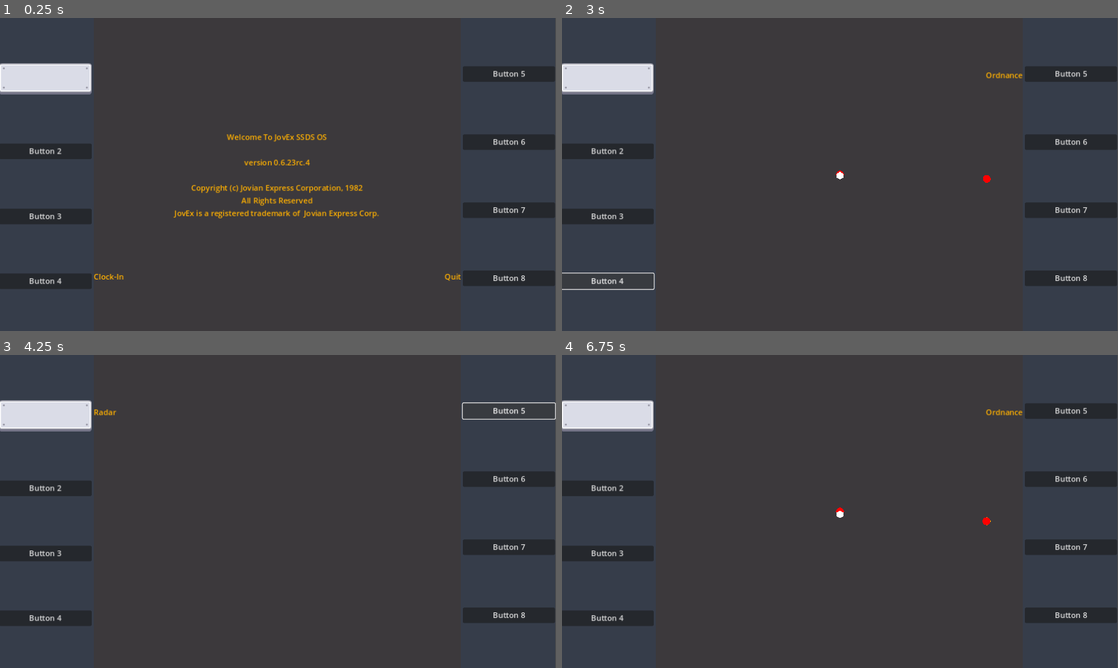
Above: before the commit, frames 1-4 (two rows, left to right).
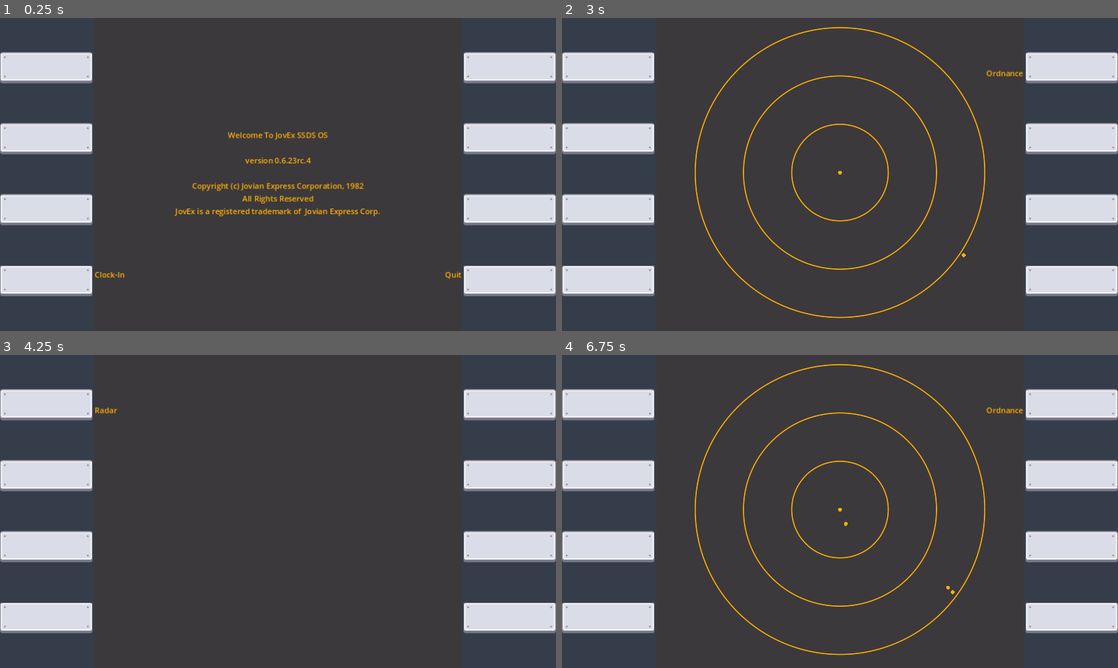
Above: after the commit, the same moments.

Repository: matthew-cavener/untitled_missile_game
Game: Godot game, scene res://ui/multi_function_display_panel.tscn
Same seed, same stepped clock (60 frames per second), same inputs: the game is played once before the commit and once after it. The project has no main scene, so this scene is started directly.
Inputs (mouse positions are in pixels of both pictures, inside the frame that each line leads up to; where the layout moved, square brackets give the same spot in the first picture):
- Up to frame 1 (0.25 s): no input
- Up to frame 2 (3 s): click (606, 68) [606, 77] at 0.5 s; click (606, 140) [606, 152] at 1.25 s; click (606, 208) [606, 215] at 2 s; click (606, 280) at 2.75 s
- Up to frame 3 (4.25 s): click (511, 405) [511, 411] at 3.5 s
- Up to frame 4 (6.75 s): click (1073, 477) [1073, 480] at 4.25 s; click (1073, 545) at 5 s; click (1073, 617) [1073, 614] at 5.75 s; click (606, 405) [606, 414] at 6.5 s

The runs differ from the first frame. In frame 1, 15% of the frame differs, in the area x 0-100%, y 10-89%; in frame 2, 15%; in frame 3, 13%; in frame 4, 15%.

Commit message:
add level 1 scene, implement button audio feedback, and update missile parameters

Diff:
--- /dev/null
+++ b/assets/visual/radar_contact.tscn
@@ -0,0 +1,16 @@
+[gd_scene load_steps=3 format=3 uid="uid://lph3b30dgdlx"]
+
+[sub_resource type="Gradient" id="Gradient_y8gs6"]
+offsets = PackedFloat32Array(0.996875, 1)
+colors = PackedColorArray(1, 0.690196, 0, 1, 1, 1, 1, 0)
+
+[sub_resource type="GradientTexture2D" id="GradientTexture2D_a44tp"]
+gradient = SubResource("Gradient_y8gs6")
+width = 256
+height = 256
+fill = 1
+fill_from = Vector2(0.5, 0.5)
+fill_to = Vector2(1, 0.5)
+
+[node name="RadarContact" type="Sprite2D"]
+texture = SubResource("GradientTexture2D_a44tp")
--- a/decoy/decoy.tscn
+++ b/decoy/decoy.tscn
@@ -1,11 +1,10 @@
 [gd_scene load_steps=3 format=3 uid="uid://d2d6qt3dj5ysj"]
 
 [ext_resource type="Script" path="res://decoy/decoy.gd" id="1_w8b77"]
-[ext_resource type="Texture2D" uid="uid://dpgaft0pmvq1r" path="res://assets/visual/Hexagon.png" id="2_n2e4m"]
+[ext_resource type="PackedScene" uid="uid://lph3b30dgdlx" path="res://assets/visual/radar_contact.tscn" id="2_vt415"]
 
 [node name="Decoy" type="RigidBody2D"]
 script = ExtResource("1_w8b77")
 
-[node name="DecoySprite" type="Sprite2D" parent="."]
+[node name="RadarContact" parent="." instance=ExtResource("2_vt415")]
 scale = Vector2(0.031, 0.031)
-texture = ExtResource("2_n2e4m")
--- a/enemy/ship/enemy_ship.gd
+++ b/enemy/ship/enemy_ship.gd
@@ -16,10 +16,10 @@
 
 func set_parameters(parameters: Dictionary = {}) -> void:
     distance = parameters.get("distance", 500)
-    position_angle = deg_to_rad(parameters.get("position_angle", 0))
+    position_angle = deg_to_rad(parameters.get("position_angle", 20))
     initial_position = player.global_position + Vector2(cos(position_angle), sin(position_angle)) * distance
-    speed = parameters.get("speed", 3)
-    velocity_bearing = deg_to_rad(parameters.get("velocity_bearing", 90))
+    speed = parameters.get("speed", 6)
+    velocity_bearing = deg_to_rad(parameters.get("velocity_bearing", 180))
     initial_velocity = Vector2(cos(velocity_bearing), sin(velocity_bearing)) * speed
     missiles = parameters.get("missiles", [])
 
--- a/enemy/ship/enemy_ship.tscn
+++ b/enemy/ship/enemy_ship.tscn
@@ -1,27 +1,10 @@
-[gd_scene load_steps=4 format=3 uid="uid://d35aca7otvy67"]
+[gd_scene load_steps=3 format=3 uid="uid://d35aca7otvy67"]
 
 [ext_resource type="Script" path="res://enemy/ship/enemy_ship.gd" id="1_solrs"]
-[ext_resource type="Texture2D" uid="uid://c8y1tv2locndd" path="res://assets/visual/Circle.png" id="1_u0a58"]
-
-[sub_resource type="GDScript" id="GDScript_04oyh"]
-script/source = "extends Sprite2D
-
-
-# Called when the node enters the scene tree for the first time.
-func _ready():
-    pass # Replace with function body.
-
-
-# Called every frame. 'delta' is the elapsed time since the previous frame.
-func _process(_delta):
-    pass
-"
+[ext_resource type="PackedScene" uid="uid://lph3b30dgdlx" path="res://assets/visual/radar_contact.tscn" id="2_6t4ip"]
 
 [node name="EnemyShip" type="RigidBody2D"]
 script = ExtResource("1_solrs")
 
-[node name="EnemyShipSprite" type="Sprite2D" parent="."]
-modulate = Color(1, 0.690196, 0, 1)
-scale = Vector2(0.03125, 0.03125)
-texture = ExtResource("1_u0a58")
-script = SubResource("GDScript_04oyh")
+[node name="RadarContact" parent="." instance=ExtResource("2_6t4ip")]
+scale = Vector2(0.031, 0.031)
--- /dev/null
+++ b/levels/level_1.tscn
@@ -0,0 +1,3 @@
+[gd_scene format=3 uid="uid://c788bmhvv7c3s"]
+
+[node name="Level1" type="Node2D"]
--- a/levels/tour1.json
+++ /dev/null
@@ -1,27 +0,0 @@
-{
-    "incident report": "",
-    "ships": [
-        {
-            "distance": 200,
-            "position_bearing": 80,
-            "speed": 4,
-            "velocity_bearing": 60,
-            "passive_emission": 1,
-            "detection_distance": 200,
-            "missiles": [
-                {
-                    "intended_target": "player",
-                    "valid_targets": ["decoys", "player"],
-                    "stowed_time": 0,
-                    "boost_thrust_magnitude": 3,
-                    "boost_thrust_time": 3,
-                    "maneuvering_thrust_magnitude": 0,
-                    "terminal_thrust_magnitude": 1,
-                    "terminal_thrust_time": 3,
-                    "terminal_range": 200,
-                    "velocity_rejection_coefficient": 1.2
-                }
-            ]
-        }
-    ]
-}
--- a/missile/missile.gd
+++ b/missile/missile.gd
@@ -88,6 +88,8 @@
     if target:
         var intercept_position: Vector2 = target.global_position + target.linear_velocity * approx_time_to_collision
         var intercept_direction: Vector2 = global_position.direction_to(intercept_position)
+        if intercept_direction.length() == 0:
+            intercept_direction = global_position.direction_to(target.global_position)
         var intercept_direction_unit: Vector2 = intercept_direction.normalized()
         var stage_delta_v: float = (stage_thrust * stage_time_remaining) / self.mass
         var velocity_vector_projection: Vector2 = linear_velocity.dot(intercept_direction_unit) * intercept_direction_unit # projection of velocity vector onto intercept direction
--- a/missile/missile.tscn
+++ b/missile/missile.tscn
@@ -1,14 +1,12 @@
 [gd_scene load_steps=3 format=3 uid="uid://bt7h7c4hbu2gf"]
 
 [ext_resource type="Script" path="res://missile/missile.gd" id="1_4x3j5"]
-[ext_resource type="Texture2D" uid="uid://c8y1tv2locndd" path="res://assets/visual/Circle.png" id="2_4g1kl"]
+[ext_resource type="PackedScene" uid="uid://lph3b30dgdlx" path="res://assets/visual/radar_contact.tscn" id="2_2m5th"]
 
-[node name="EnemyMissile" type="RigidBody2D"]
+[node name="Missile" type="RigidBody2D"]
 collision_layer = 0
 collision_mask = 0
 script = ExtResource("1_4x3j5")
 
-[node name="EnemyMissileSprite" type="Sprite2D" parent="."]
-modulate = Color(1, 0, 0, 1)
-scale = Vector2(0.03125, 0.03125)
-texture = ExtResource("2_4g1kl")
+[node name="RadarContact" parent="." instance=ExtResource("2_2m5th")]
+scale = Vector2(0.031, 0.031)
--- a/player/ship/player_ship.gd
+++ b/player/ship/player_ship.gd
@@ -8,9 +8,11 @@
     "group": "player_missiles",
     "intended_target": "enemy_missiles",
     "countermeasures": ["none"],
-    "stowed_time": 12,
+    "stowed_time": 3,
+    "boost_thrust_magnitude": 6.0,
+    "boost_thrust_time": 6.0,
     "maneuvering_thrust_magnitude": 0.1,
-    "velocity_rejection_coefficient": 1.0
+    "velocity_rejection_coefficient": 3.0
 }
 
 var decoy_scene = preload("res://decoy/decoy.tscn")
@@ -22,6 +24,19 @@
     "thrust_magnitude": 1,
     "launch_angle": 90
 }
+
+func _draw():
+    var center: Vector2 = Vector2.ZERO
+    var start_angle: float = 0
+    var end_angle: float = 360
+    var point_count: int = 180
+    var color: Color = "#ffb000"
+    var width: float = 1
+    var antialiased: bool = true
+
+    for radius in range(100, 400, 100):
+        draw_arc(center, radius, start_angle, end_angle, point_count, color, width, antialiased)
+
 
 func on_hit() -> void:
     Events.emit_signal("player_ship_hit")
@@ -37,6 +52,6 @@
     if set_initial_state:
         missile.set_parameters(missile_parameters)
         add_child(missile)
-        decoy.set_perameters(decoy_parameters)
-        add_child(decoy)
+        #decoy.set_perameters(decoy_parameters)
+        #add_child(decoy)
         set_initial_state = false
--- a/player/ship/player_ship.tscn
+++ b/player/ship/player_ship.tscn
@@ -1,12 +1,10 @@
 [gd_scene load_steps=3 format=3 uid="uid://bb6g7w1ru1jr4"]
 
-[ext_resource type="Texture2D" uid="uid://c8y1tv2locndd" path="res://assets/visual/Circle.png" id="1_cytsw"]
 [ext_resource type="Script" path="res://player/ship/player_ship.gd" id="1_hdatc"]
+[ext_resource type="PackedScene" uid="uid://lph3b30dgdlx" path="res://assets/visual/radar_contact.tscn" id="2_x6xbl"]
 
 [node name="PlayerShip" type="RigidBody2D"]
 script = ExtResource("1_hdatc")
 
-[node name="PlayerShipSprite" type="Sprite2D" parent="."]
-modulate = Color(0, 0, 1, 1)
-scale = Vector2(0.03125, 0.03125)
-texture = ExtResource("1_cytsw")
+[node name="RadarContact" parent="." instance=ExtResource("2_x6xbl")]
+scale = Vector2(0.031, 0.031)
--- a/ui/left_button_panel.gd
+++ b/ui/left_button_panel.gd
@@ -2,7 +2,6 @@
 
 
 func _on_button_1_pressed():
-    $Button1/Button1Click.play()
     Events.emit_signal("button_1_pressed")
 
 func _on_button_2_pressed():
--- a/ui/left_button_panel.tscn
+++ b/ui/left_button_panel.tscn
@@ -1,26 +1,7 @@
-[gd_scene load_steps=10 format=3 uid="uid://b8sqw4ayd2bre"]
+[gd_scene load_steps=3 format=3 uid="uid://b8sqw4ayd2bre"]
 
 [ext_resource type="Script" path="res://ui/left_button_panel.gd" id="1_0vlbx"]
-[ext_resource type="Texture2D" uid="uid://crkq1bqmnpsyr" path="res://assets/visual/button_rectangle_depth.png" id="2_1tumi"]
-[ext_resource type="Texture2D" uid="uid://ck86qbma2slcy" path="res://assets/visual/panel_rectangle_screws.png" id="3_dxfw6"]
-[ext_resource type="AudioStream" uid="uid://0iy37ay65fgh" path="res://assets/audio/switch20.ogg" id="4_3smv1"]
-[ext_resource type="AudioStream" uid="uid://cn583x5qu0fs4" path="res://assets/audio/switch21.ogg" id="5_j5g36"]
-[ext_resource type="AudioStream" uid="uid://c3le2mqpwr7sb" path="res://assets/audio/switch22.ogg" id="6_d2kr3"]
-[ext_resource type="AudioStream" uid="uid://bb12q3o8fwigr" path="res://assets/audio/switch23.ogg" id="7_g6ksg"]
-[ext_resource type="AudioStream" uid="uid://bqneduyn0j1bb" path="res://assets/audio/switch24.ogg" id="8_dlm5m"]
-
-[sub_resource type="AudioStreamRandomizer" id="AudioStreamRandomizer_08gdv"]
-streams_count = 5
-stream_0/stream = ExtResource("4_3smv1")
-stream_0/weight = 1.0
-stream_1/stream = ExtResource("5_j5g36")
-stream_1/weight = 1.0
-stream_2/stream = ExtResource("6_d2kr3")
-stream_2/weight = 1.0
-stream_3/stream = ExtResource("7_g6ksg")
-stream_3/weight = 1.0
-stream_4/stream = ExtResource("8_dlm5m")
-stream_4/weight = 1.0
+[ext_resource type="PackedScene" uid="uid://cgc86k1dh6but" path="res://ui/panel_button.tscn" id="2_w16lt"]
 
 [node name="LeftButtonPanel" type="VBoxContainer"]
 anchors_preset = 15
@@ -34,37 +15,29 @@
 layout_mode = 2
 size_flags_vertical = 3
 
-[node name="Button1" type="TextureButton" parent="."]
+[node name="Button1" parent="." instance=ExtResource("2_w16lt")]
 layout_mode = 2
-texture_normal = ExtResource("2_1tumi")
-texture_pressed = ExtResource("3_dxfw6")
-
-[node name="Button1Click" type="AudioStreamPlayer2D" parent="Button1"]
-stream = SubResource("AudioStreamRandomizer_08gdv")
 
 [node name="Spacer2" type="Control" parent="."]
 layout_mode = 2
 size_flags_vertical = 3
 
-[node name="Button2" type="Button" parent="."]
+[node name="Button2" parent="." instance=ExtResource("2_w16lt")]
 layout_mode = 2
-text = "Button 2"
 
 [node name="Spacer3" type="Control" parent="."]
 layout_mode = 2
 size_flags_vertical = 3
 
-[node name="Button3" type="Button" parent="."]
+[node name="Button3" parent="." instance=ExtResource("2_w16lt")]
 layout_mode = 2
-text = "Button 3"
 
 [node name="Spacer4" type="Control" parent="."]
 layout_mode = 2
 size_flags_vertical = 3
 
-[node name="Button4" type="Button" parent="."]
+[node name="Button4" parent="." instance=ExtResource("2_w16lt")]
 layout_mode = 2
-text = "Button 4"
 
 [node name="Spacer5" type="Control" parent="."]
 layout_mode = 2
--- a/ui/multi_function_display_panel.tscn
+++ b/ui/multi_function_display_panel.tscn
@@ -47,7 +47,7 @@
 size_flags_stretch_ratio = 4.0
 
 [node name="World" parent="MFDVerticalBox/Display" instance=ExtResource("3_lyras")]
-position = Vector2(382, 328)
+position = Vector2(380, 328)
 
 [node name="RightButtonPanel" parent="MFDVerticalBox" instance=ExtResource("3_aneim")]
 layout_mode = 2
--- /dev/null
+++ b/ui/panel_button.gd
@@ -0,0 +1,7 @@
+extends TextureButton
+
+func _on_button_down():
+    $ButtonDown.play()
+
+func _on_button_up():
+    $ButtonUp.play()
--- /dev/null
+++ b/ui/panel_button.tscn
@@ -0,0 +1,57 @@
+[gd_scene load_steps=16 format=3 uid="uid://cgc86k1dh6but"]
+
+[ext_resource type="Texture2D" uid="uid://crkq1bqmnpsyr" path="res://assets/visual/button_rectangle_depth.png" id="1_naua7"]
+[ext_resource type="Texture2D" uid="uid://ck86qbma2slcy" path="res://assets/visual/panel_rectangle_screws.png" id="2_sk6xn"]
+[ext_resource type="AudioStream" uid="uid://csh8mskma1khu" path="res://assets/audio/switch1.ogg" id="3_7gcal"]
+[ext_resource type="Script" path="res://ui/panel_button.gd" id="3_n511q"]
+[ext_resource type="AudioStream" uid="uid://bbpdgkaxm1rhs" path="res://assets/audio/switch2.ogg" id="4_f4pmx"]
+[ext_resource type="AudioStream" uid="uid://cppi8pd1krmen" path="res://assets/audio/switch3.ogg" id="5_c31sv"]
+[ext_resource type="AudioStream" uid="uid://de36sf5jf66bp" path="res://assets/audio/switch4.ogg" id="6_mqrfl"]
+[ext_resource type="AudioStream" uid="uid://mjp8gvsr37kg" path="res://assets/audio/switch5.ogg" id="7_besxa"]
+[ext_resource type="AudioStream" uid="uid://0iy37ay65fgh" path="res://assets/audio/switch20.ogg" id="8_oy708"]
+[ext_resource type="AudioStream" uid="uid://cn583x5qu0fs4" path="res://assets/audio/switch21.ogg" id="9_dlo0j"]
+[ext_resource type="AudioStream" uid="uid://c3le2mqpwr7sb" path="res://assets/audio/switch22.ogg" id="10_dxj2n"]
+[ext_resource type="AudioStream" uid="uid://bb12q3o8fwigr" path="res://assets/audio/switch23.ogg" id="11_6wrco"]
+[ext_resource type="AudioStream" uid="uid://bqneduyn0j1bb" path="res://assets/audio/switch24.ogg" id="12_1dowx"]
+
+[sub_resource type="AudioStreamRandomizer" id="AudioStreamRandomizer_iegre"]
+streams_count = 5
+stream_0/stream = ExtResource("3_7gcal")
+stream_0/weight = 1.0
+stream_1/stream = ExtResource("4_f4pmx")
+stream_1/weight = 1.0
+stream_2/stream = ExtResource("5_c31sv")
+stream_2/weight = 1.0
+stream_3/stream = ExtResource("6_mqrfl")
+stream_3/weight = 1.0
+stream_4/stream = ExtResource("7_besxa")
+stream_4/weight = 1.0
+
+[sub_resource type="AudioStreamRandomizer" id="AudioStreamRandomizer_0fn4d"]
+streams_count = 5
+stream_0/stream = ExtResource("8_oy708")
+stream_0/weight = 1.0
+stream_1/stream = ExtResource("9_dlo0j")
+stream_1/weight = 1.0
+stream_2/stream = ExtResource("10_dxj2n")
+stream_2/weight = 1.0
+stream_3/stream = ExtResource("11_6wrco")
+stream_3/weight = 1.0
+stream_4/stream = ExtResource("12_1dowx")
+stream_4/weight = 1.0
+
+[node name="PanelButton" type="TextureButton"]
+offset_right = 40.0
+offset_bottom = 40.0
+texture_normal = ExtResource("1_naua7")
+texture_pressed = ExtResource("2_sk6xn")
+script = ExtResource("3_n511q")
+
+[node name="ButtonDown" type="AudioStreamPlayer2D" parent="."]
+stream = SubResource("AudioStreamRandomizer_iegre")
+
+[node name="ButtonUp" type="AudioStreamPlayer2D" parent="."]
+stream = SubResource("AudioStreamRandomizer_0fn4d")
+
+[connection signal="button_down" from="." to="." method="_on_button_down"]
+[connection signal="button_up" from="." to="." method="_on_button_up"]
--- a/ui/right_button_panel.tscn
+++ b/ui/right_button_panel.tscn
@@ -1,6 +1,7 @@
-[gd_scene load_steps=2 format=3 uid="uid://ct82xuv03s3vg"]
+[gd_scene load_steps=3 format=3 uid="uid://ct82xuv03s3vg"]
 
 [ext_resource type="Script" path="res://ui/right_button_panel.gd" id="1_ssvfb"]
+[ext_resource type="PackedScene" uid="uid://cgc86k1dh6but" path="res://ui/panel_button.tscn" id="2_qga1f"]
 
 [node name="RightButtonPanel" type="VBoxContainer"]
 anchors_preset = 15
@@ -14,34 +15,29 @@
 layout_mode = 2
 size_flags_vertical = 3
 
-[node name="Button5" type="Button" parent="."]
+[node name="Button5" parent="." instance=ExtResource("2_qga1f")]
 layout_mode = 2
-text = "Button 5
-"
 
 [node name="Spacer2" type="Control" parent="."]
 layout_mode = 2
 size_flags_vertical = 3
 
-[node name="Button6" type="Button" parent="."]
+[node name="Button6" parent="." instance=ExtResource("2_qga1f")]
 layout_mode = 2
-text = "Button 6"
 
 [node name="Spacer3" type="Control" parent="."]
 layout_mode = 2
 size_flags_vertical = 3
 
-[node name="Button7" type="Button" parent="."]
+[node name="Button7" parent="." instance=ExtResource("2_qga1f")]
 layout_mode = 2
-text = "Button 7"
 
 [node name="Spacer4" type="Control" parent="."]
 layout_mode = 2
 size_flags_vertical = 3
 
-[node name="Button8" type="Button" parent="."]
+[node name="Button8" parent="." instance=ExtResource("2_qga1f")]
 layout_mode = 2
-text = "Button 8"
 
 [node name="Spacer5" type="Control" parent="."]
 layout_mode = 2
--- a/world/World.gd
+++ b/world/World.gd
@@ -6,11 +6,11 @@
         "group": "enemy_missiles",
         "intended_target": "player",
         "countermeasures": ["decoys"],
-        "stowed_time": 6,
-        "boost_thrust_magnitude": 3.0,
-        "boost_thrust_time": 3.0,
+        "stowed_time": 3,
+        "boost_thrust_magnitude": 2.0,
+        "boost_thrust_time": 12.0,
         "maneuvering_thrust_magnitude": 0,
-        "terminal_thrust_time": 0.1,
+        "terminal_thrust_time": 1.0,
         "terminal_thrust_magnitude": 0.1,
         "seeker_range": 200,
         "velocity_rejection_coefficient": 1.2
--- a/world/world.tscn
+++ b/world/world.tscn
@@ -7,5 +7,3 @@
 script = ExtResource("1_qs3bv")
 
 [node name="PlayerShip" parent="." instance=ExtResource("2_ffn4r")]
-
-[node name="Camera2D" type="Camera2D" parent="PlayerShip"]
Not shown, added: assets/audio/switch1.ogg.import
Not shown, added: assets/audio/switch2.ogg.import
Not shown, removed: assets/audio/switch26.ogg.import
Not shown, removed: assets/audio/switch27.ogg.import
Not shown, removed: assets/audio/switch28.ogg.import
Not shown, removed: assets/audio/switch29.ogg.import
Not shown, added: assets/audio/switch3.ogg.import
Not shown, removed: assets/audio/switch30.ogg.import
Not shown, added: assets/audio/switch4.ogg.import
Not shown, added: assets/audio/switch5.ogg.import
Not shown, added: assets/audio/switch1.ogg
Not shown, added: assets/audio/switch2.ogg
(and 8 more such lines)
